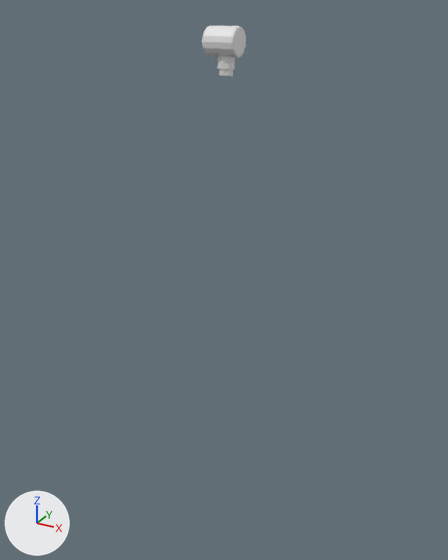
Before and after pictures for a commit that changed the Blender file Assets/Victor/Raw 3D Objects/Transmissor/transmissor Modelagem finalizada.blend.
Rendered twice from a 50 mm camera at (21.5, -39.4, 2.1) aimed at (-0.8, 1.2, -18.2). The lights are fixed; the arrows at lower left show +X, +Y and +Z.

Objects in the first picture: 'Transmissor fino'.
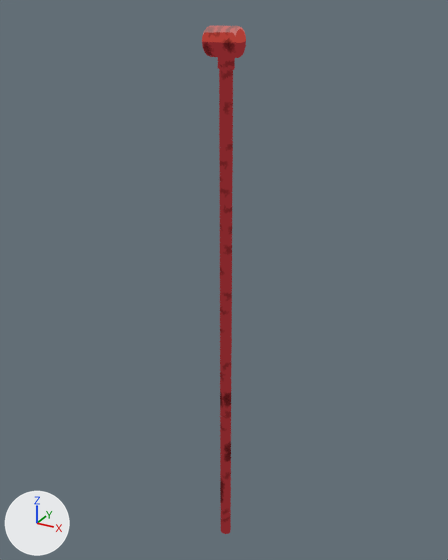
Boxes [x1, y1, x2, y2] around the edits, measured in the pictures (448 x 560 px; the box of a moved part takes in the faces that stretch with it):
'Transmissor fino', recoloured, reshaped, surface changed (grey to red, 881% taller)
    before: [202, 25, 246, 76]
    after: [202, 25, 246, 534]
part 1 of me_cylinder_001, moved or reshaped
    before: [219, 69, 233, 76]
    after: [219, 69, 233, 534]
part 2 of me_cylinder_001, surface changed (grey to red)
    both: [202, 25, 246, 70]

The change, as a list of edits to the scene's bpy script:
```text
Add img_ucupaint_transmissor_color:
    img_ucupaint_transmissor_color = load_image('Ucupaint transmissor Color', 'Ucupaint transmissor Color.png', 1024, 1024, 'sRGB')
Add ng_ucupaint_transmissor:
    ng_ucupaint_transmissor = bpy.data.node_groups.new('Ucupaint transmissor', 'ShaderNodeTree')
    # colours: white #ffffff
    # uses the picture img_ucupaint_transmissor_color
Add ng_ypl_check_input_normal:
    ng_ypl_check_input_normal = bpy.data.node_groups.new('~yPL Check Input Normal', 'ShaderNodeTree')
    # nodes: Math, Mix, SeparateXYZ
Add mat_transmissor:
    mat_transmissor = bpy.data.materials.new('transmissor')
    # nodes: Emission, Group, OutputMaterial
    # colours: white #e7e7e7
Change me_cylinder_001:
    used by ob_transmissor_fino; location = (0.0, 0.0, 0.0); rotation_euler = (0.0, 1.571, 0.0), in degrees (0, 90, 0); scale = (1.0, 1.0, 1.37)
    remove me_cylinder_001.from_pydata(...)  # 296 vertices, 282 faces; spans x -1.0..2.21, y -1.0..1.0, z -1.03..0.78
    add me_cylinder_001.from_pydata(...)  # 296 vertices, 282 faces; spans x -1.0..43.71, y -1.0..1.0, z -1.03..0.78
    me_cylinder_001 part 1: all 9 vertices in x 2.14..2.21, y -0.46..0.46, z -0.37..0.37 are moved by (41.5, 0.0, 0.0)
    me_cylinder_001 part 2: texture (UV) coordinates of 282 of 282 faces, centred in x -0.96..2.17, y -0.96..0.96, z -1.02..0.78, changed; they spanned u 0.0..1.0, v 0.01..1.0 and now span u 0.19..0.81, v 0.03..0.92
    add me_cylinder_001.materials.append(mat_transmissor)
```
